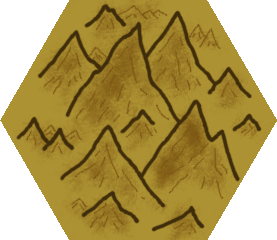
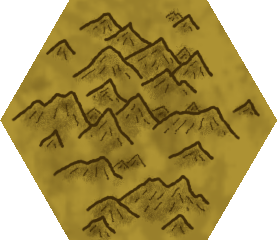
The second 277×240 image is a revision of the first. Changes to its layers:
painted on "Hills" over [15, 3, 262, 235]
painted on "Base" over [0, 0, 275, 240]
